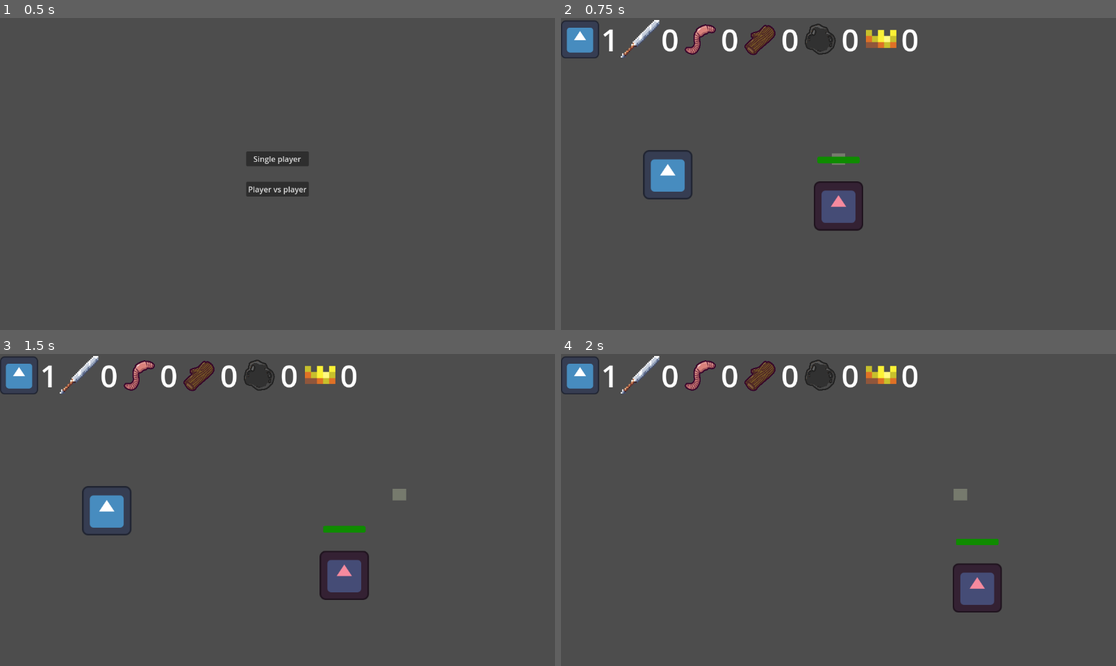
Above: before the commit, frames 1-4 (two rows, left to right).
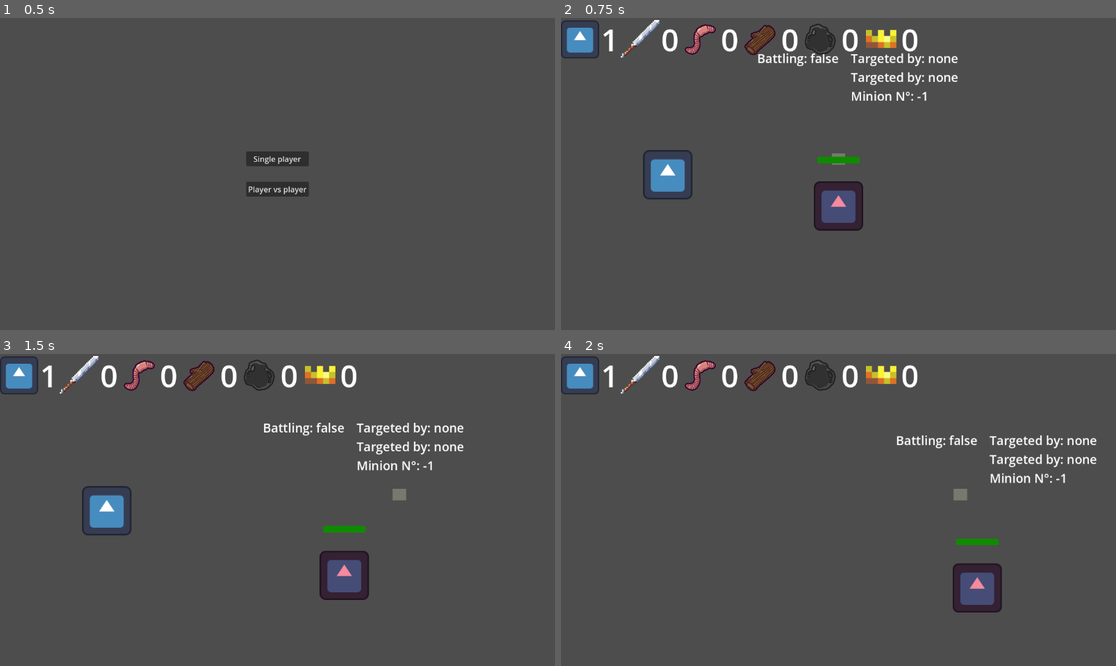
Above: after the commit, the same moments.

Repository: pradoh97/horde
Game: Godot game, scene res://start_screen/start_screen.tscn
Two runs of this game, one before a commit and one after it. Both use one fixed random seed, a clock stepped at 60 frames per second and the inputs below. The engine's default icon, where the game draws it, is replaced by a stand-in: a white triangle on a blue panel in a dark square.
Inputs (mouse positions are in pixels of both pictures, inside the frame that each line leads up to):
- Up to frame 1 (0.5 s): no input
- Up to frame 2 (0.75 s): click "Single player" at 0.5 s
- Up to frame 3 (1.5 s): tap Enter at 1.25 s; move the mouse to (399, 494) at 1.27 s; hold D (right_p1) from 1.28 s (still down); tap Down (down_p2) at 1.35 s
- Up to frame 4 (2 s): keep holding D (right_p1)

Frame 1 is identical in both runs. In frame 2, 0.9% of the frame differs, in the area x 35-72%, y 11-27%; in frame 3, 1.0%, in the area x 47-84%, y 22-38%; in frame 4, 1.0%.

Commit message:
Add minion number to debug

Diff:
--- a/army/army.gd
+++ b/army/army.gd
@@ -153,6 +153,7 @@
 	minion.set_physics_process(true)
 	minion.show_health_bar()
 	minions.append(minion)
+	minion.number = minions.find(minion)
 	minion.army = self
 	if override_minions_properties:
 		minion.acceleration = acceleration
--- a/minion/minion.gd
+++ b/minion/minion.gd
@@ -34,7 +34,7 @@
 var work_zone_position: Vector2 = Vector2.ZERO
 var battling := false
 var remote_transform_node: RemoteTransform2D = null
-
+var number: int = -1
 static func new_minion() -> Minion:
 	return minion_scene.instantiate()
 
@@ -113,8 +113,25 @@
 	%State/Properties2/LeftBehind.text = "Left behind: " + str(left_behind)
 	%State/Properties2/FollowingOrders.text = "Following orders: " + str(following_orders)
 	%State/Properties3/Health.text = "Health: " + str(combatant_node.health)
-	$State/Properties3/TargetEnemy.text = "Target enemy: " + str(combatant_node.target_combatant)
-	$State/Properties3/TargetedBy.text = "Targeted by: " + str(combatant_node.targeted_by)
+
+	if combatant_node.target_combatant:
+		if combatant_node.target_combatant.combatant_minion:
+			$State/Properties3/TargetEnemy.text = "Target enemy: " + str(combatant_node.target_combatant.get_parent().number)
+		else:
+			$State/Properties3/TargetEnemy.text = "Target enemy: " + str(combatant_node.target_combatant.combatant_enemy)
+	else:
+		$State/Properties3/TargetEnemy.text = "Targeted by: none"
+
+	if combatant_node.targeted_by.size():
+		$State/Properties3/TargetedBy.text = "Targeted by: "
+		for combatant in combatant_node.targeted_by:
+			if combatant.combatant_minion:
+				$State/Properties3/TargetedBy.text += str(combatant.get_parent().number) + ", "
+			else:
+				$State/Properties3/TargetedBy.text += str(combatant.combatant_enemy) + ", "
+	else:
+		$State/Properties3/TargetedBy.text = "Targeted by: none"
+	%State/Properties3/Number.text = "Minion N°: " + str(number)
 
 func get_army() -> Army:
 	return army
@@ -134,7 +151,7 @@
 func become_leader():
 	if not remote_transform_node:
 		remote_transform_node = RemoteTransform2D.new()
-	add_child(remote_transform_node)
+		add_child(remote_transform_node)
 	show_health_bar()
 	$Sprite2D.self_modulate = Color("#f68a9e")
 	is_leading = true
--- a/minion/minion.tscn
+++ b/minion/minion.tscn
@@ -366,7 +366,6 @@
 
 [node name="State" type="HBoxContainer" parent="."]
 unique_name_in_owner = true
-visible = false
 anchors_preset = 10
 anchor_right = 1.0
 offset_top = -406.0
@@ -383,14 +382,17 @@
 theme_override_font_sizes/font_size = 32
 
 [node name="Working" type="Label" parent="State/Properties1"]
+visible = false
 layout_mode = 2
 theme_override_font_sizes/font_size = 32
 
 [node name="HoldingItem" type="Label" parent="State/Properties1"]
+visible = false
 layout_mode = 2
 theme_override_font_sizes/font_size = 32
 
 [node name="Armed" type="Label" parent="State/Properties1"]
+visible = false
 layout_mode = 2
 theme_override_font_sizes/font_size = 32
 
@@ -427,6 +429,10 @@
 theme_override_font_sizes/font_size = 32
 
 [node name="TargetedBy" type="Label" parent="State/Properties3"]
+layout_mode = 2
+theme_override_font_sizes/font_size = 32
+
+[node name="Number" type="Label" parent="State/Properties3"]
 layout_mode = 2
 theme_override_font_sizes/font_size = 32
 
